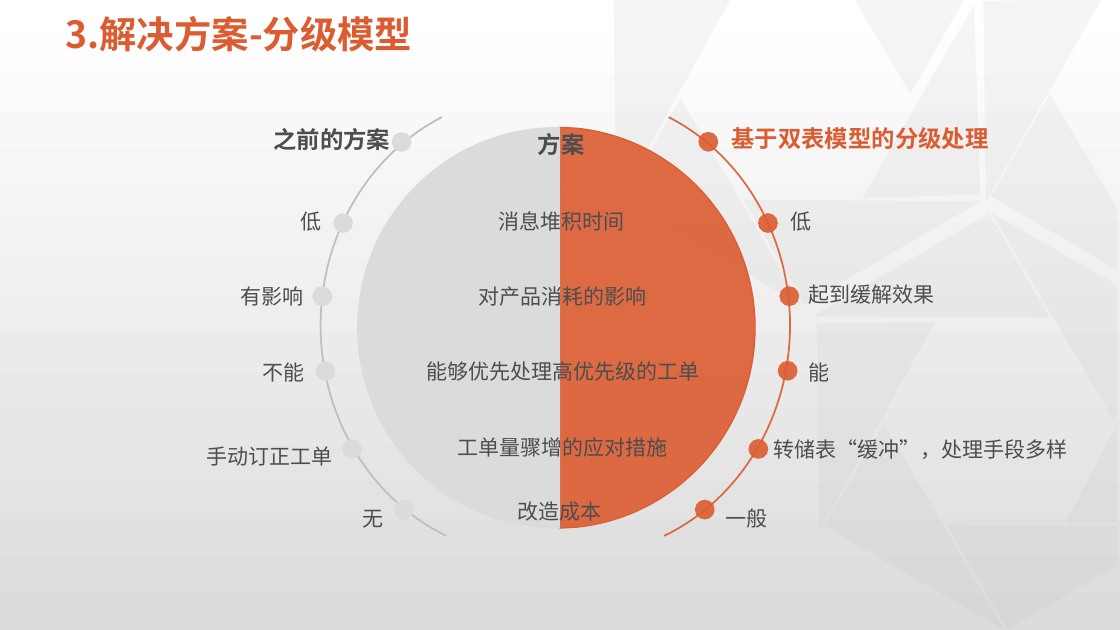
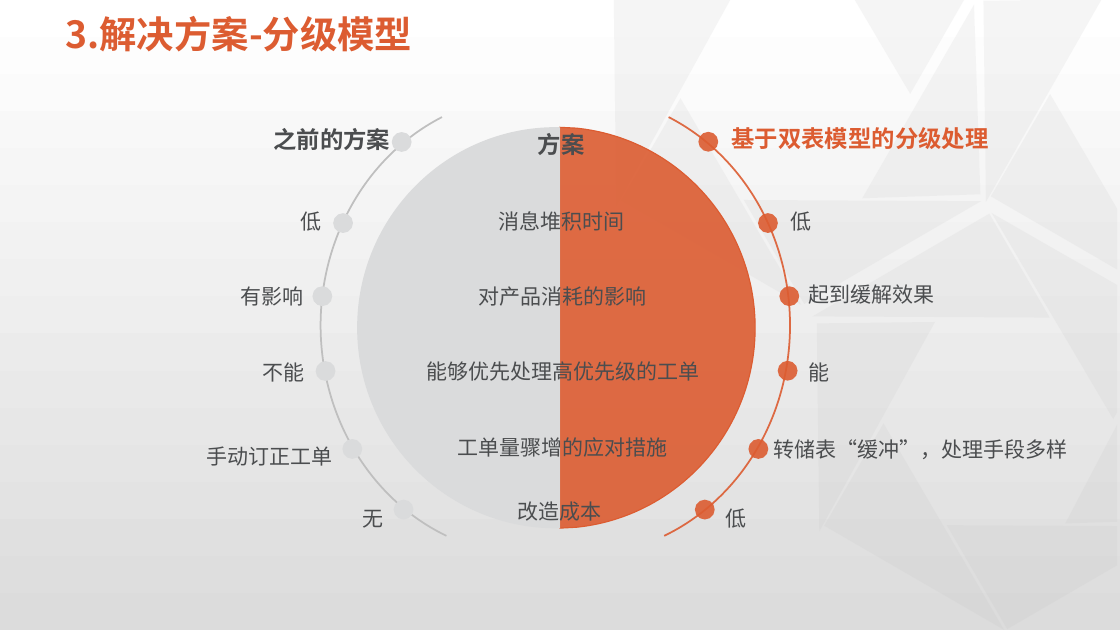
Before and after one commit to physicsLoveJava/java-miscellaneous, a slide deck: slide 12 of tech-interview/a-task/实习总结预展示板.pptx. Drawn at 1120x630 pixels with LibreOffice and Linux fonts; fonts in the diff are those of the drawing; background and template pictures are left out. Boxes give left, top, right and bottom in pixels: in the first picture for what was removed or moved away, otherwise in the second. Text is boxed around its words. In the diff, an @@ line names an element or a change of style, - is before the commit and + after.

```diff
--- a/tech-interview/a-task/实习总结预展示板.pptx
+++ b/tech-interview/a-task/实习总结预展示板.pptx
@@ text at box(725, 508, 746, 528): text changed @@
-一般
+低
```
Also in this commit, not shown: 4 other slides changed, 1 other file.
